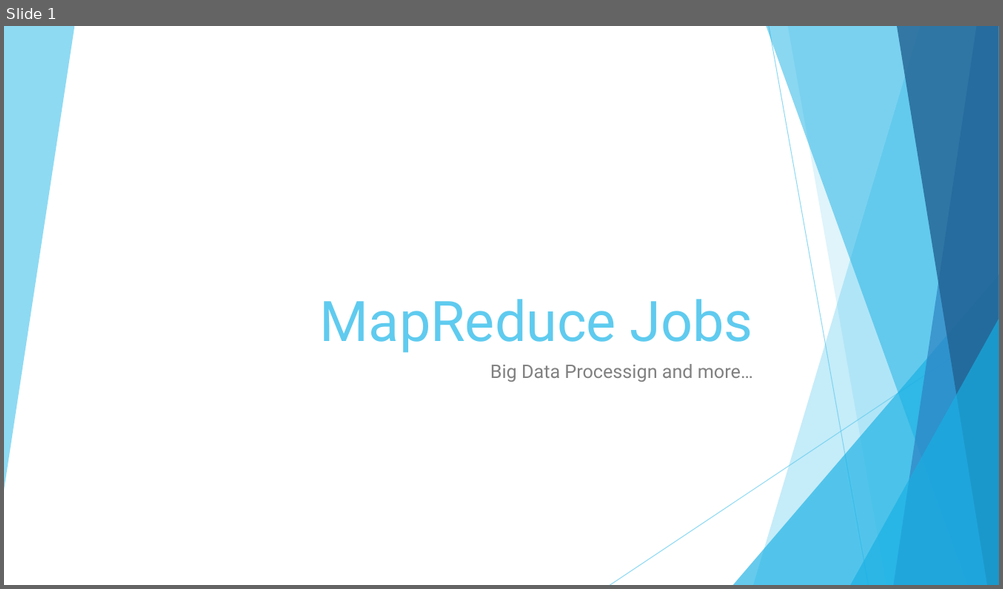
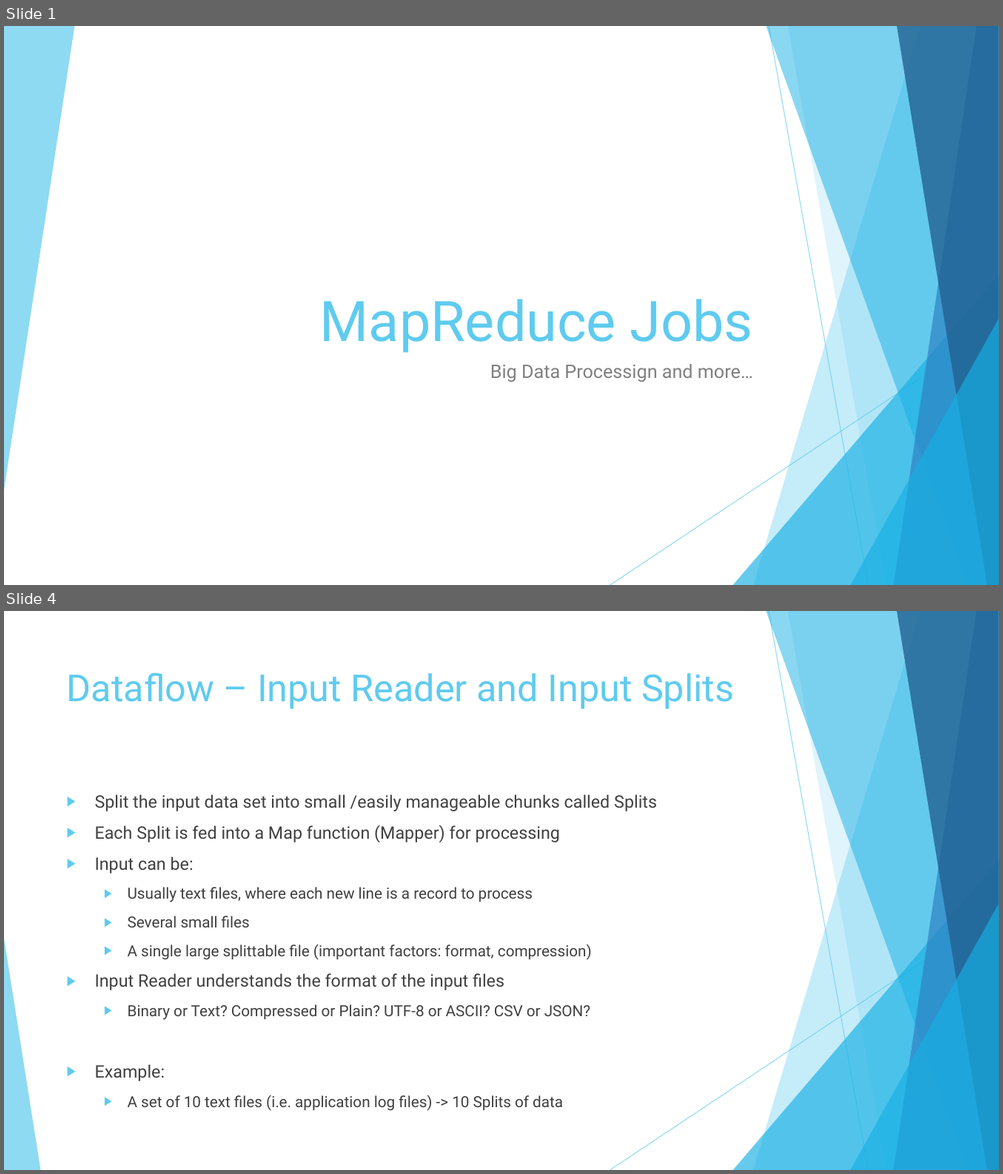
Before and after one commit to number8/blog, a slide deck: 2013-09/hadoop-map-reduce/MapReduce.pptx. Shown one above the other, each under a label of ours: slide 1 before the commit, slides 1 and 4 after it; the slides between them are not shown. The pictures are 1003x589 and 1003x1174 pixels, drawn with LibreOffice and Linux fonts; fonts in the diff are those of the drawing. Boxes give left, top, right and bottom in pixels: in the first picture for what was removed or moved away, otherwise in the second. Text is boxed around its words. In the diff, an @@ line names an element or a change of style, - is before the commit and + after.

```diff
--- a/2013-09/hadoop-map-reduce/MapReduce.pptx
+++ b/2013-09/hadoop-map-reduce/MapReduce.pptx
@@ slide 4 added at [4,611,999,1170], background #FFFFFF; not listed: 9 template elements that a slide beside it also shows @@
@@ title added at [67,672,734,709], 36 pt, text #5FCBEF @@
+Dataflow – Input Reader and Input Splits
@@ text added at [95,795,657,1111], 14.8 pt, text #404040 @@
+▶ Split the input data set into small /easily manageable chunks called Splits
+▶ Each Split is fed into a Map function (Mapper) for processing
+▶ Input can be:
+  ▶ Usually text files, where each new line is a record to process
+  ▶ Several small files
+  ▶ A single large splittable file (important factors: format, compression)
+▶ Input Reader understands the format of the input files
+  ▶ Binary or Text? Compressed or Plain? UTF-8 or ASCII? CSV or JSON?
+▶ Example:
+  ▶ A set of 10 text files (i.e. application log files) -> 10 Splits of data
@@ triangle added at [4,939,40,1170], fill #5FCBEF at 70% opacity @@
```
Also in this commit, not shown: 1 slide changed, 18 other slides added, 1 slide removed, 8 other files.
